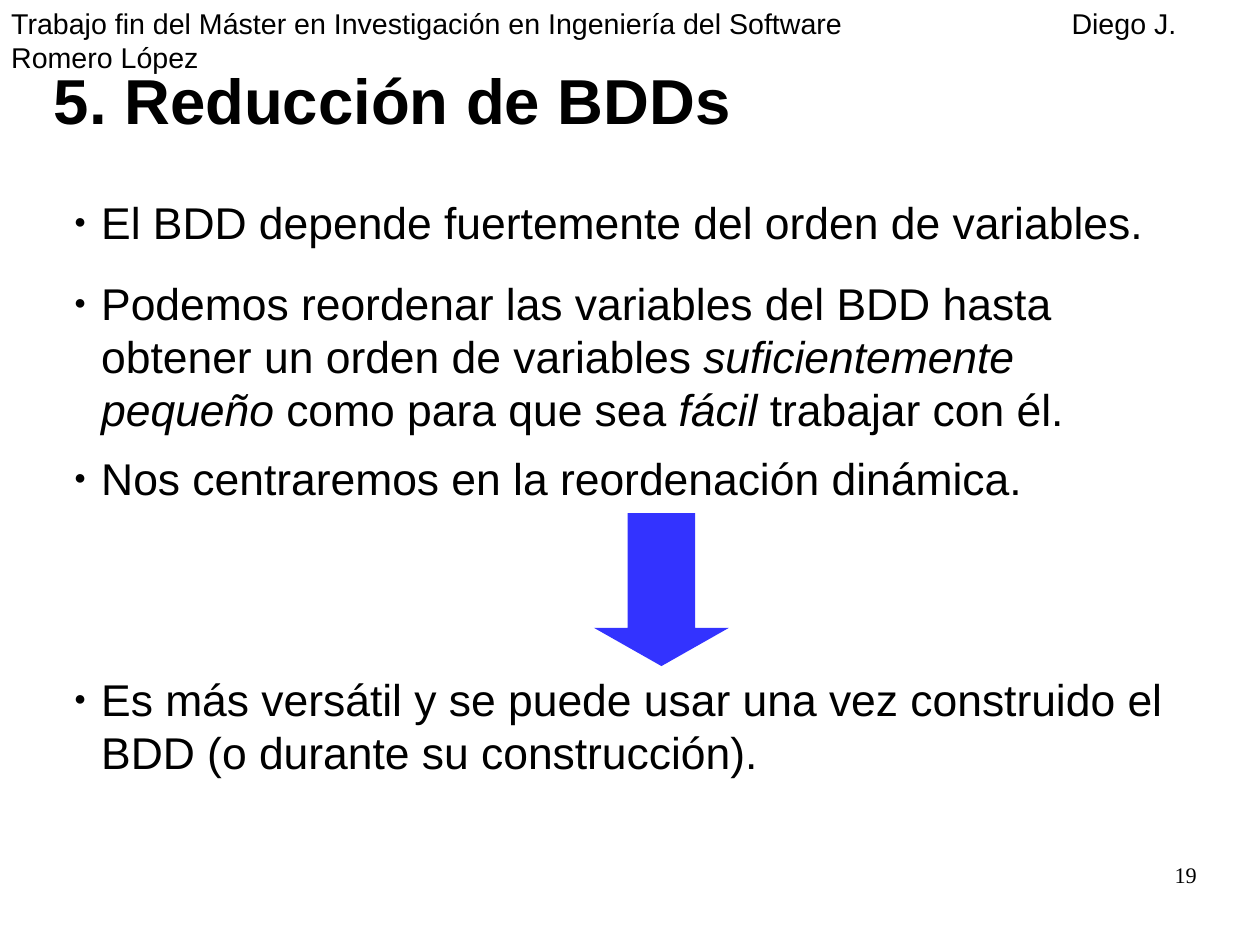
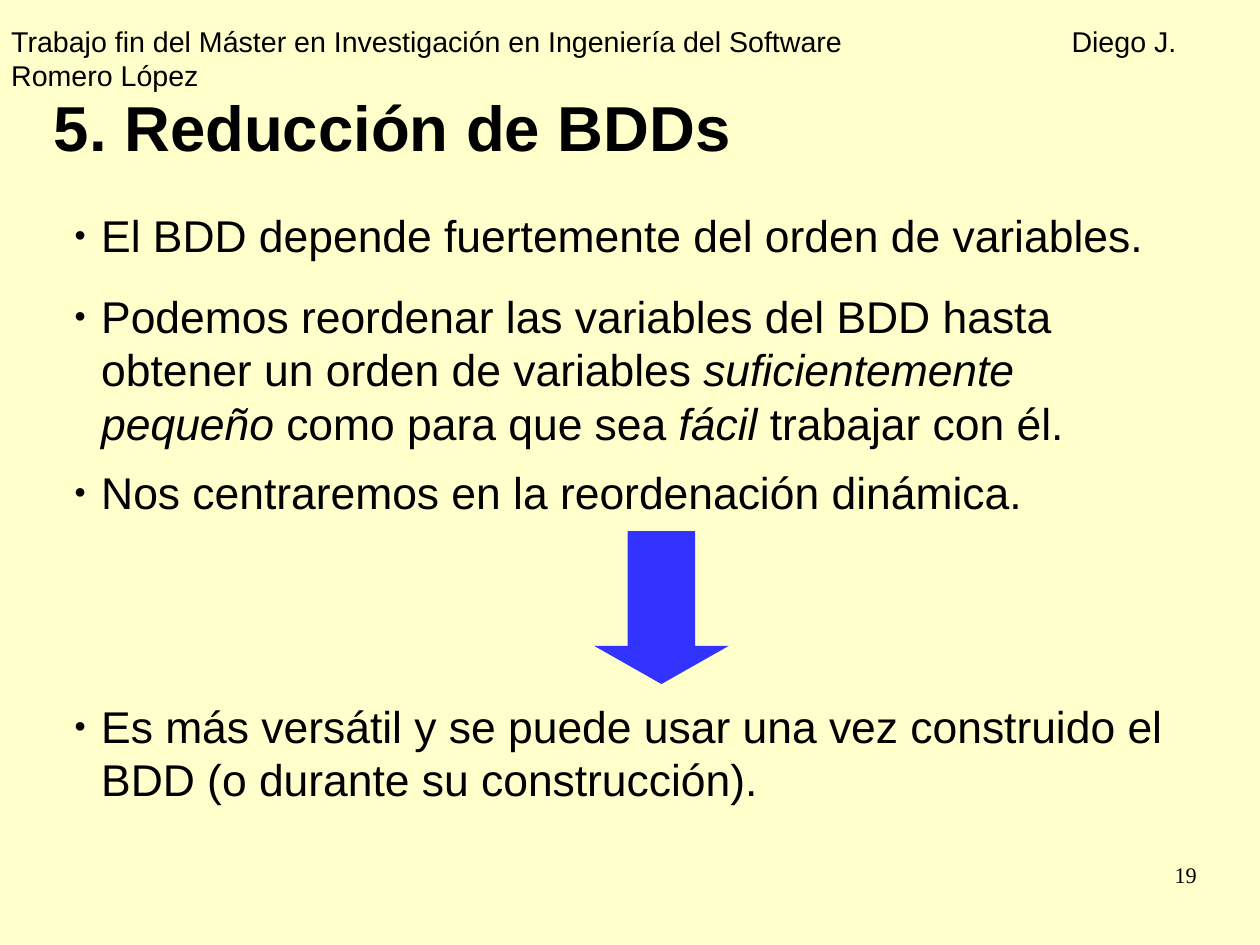
Before and after one commit to diegojromerolopez/djbdd, a slide deck: slide 19 of doc/presentacion.odp. Drawn at 1260x945 pixels with LibreOffice and Linux fonts; fonts in the diff are those of the drawing. Boxes give left, top, right and bottom in pixels: in the first picture for what was removed or moved away, otherwise in the second. Text is boxed around its words. In the diff, an @@ line names an element or a change of style, - is before the commit and + after.

```diff
--- a/doc/presentacion.odp
+++ b/doc/presentacion.odp
@@ background #FFFFFF to #FFFFCC @@
@@ text "Trabajo fin del Máster en ...": place and size @@
-text "Trabajo fin del Máster en ..." at [11, 13, 1176, 39]
+text "Trabajo fin del Máster en ..." at [11, 31, 1176, 57]
@@ text "5. Reducción de BDDs": place and size @@
-text "5. Reducción de BDDs" at [54, 77, 731, 125]
+text "5. Reducción de BDDs" at [54, 104, 731, 152]
@@ 3 texts: place and size @@
-3 texts at [101, 206, 1143, 496]
+3 texts at [101, 219, 1143, 510]
@@ down arrow: place and size @@
-down arrow at [595, 513, 729, 667]
+down arrow at [595, 532, 729, 685]
@@ text "Es más versátil y se ...": place and size @@
-text "Es más versátil y se ..." at [101, 683, 1163, 778]
+text "Es más versátil y se ..." at [101, 710, 1163, 805]
```
Also in this commit, not shown: 23 other slides changed, 3 slides added, 2 slides removed, 1 other file.
